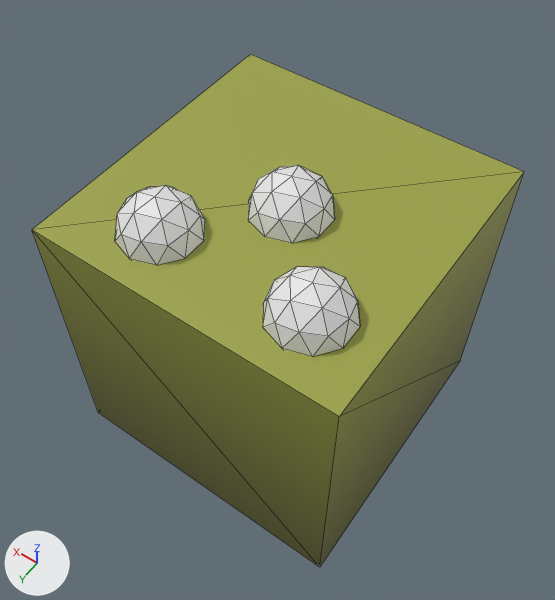
One commit to the glTF model res/models/grass.glb: the scene before it, then after it.
Rendered twice from a 50 mm lens placed at (-0.875, 1.265, 2.504), pointed at (0.002, 0.038, 0.577). Every picture has the same lights, and +X, +Y and +Z are marked at lower left. Mesh edges are drawn as thin lines. Where no turn or scale is listed for an object, it has been applied to the vertices. Vertices at the same position are counted once.
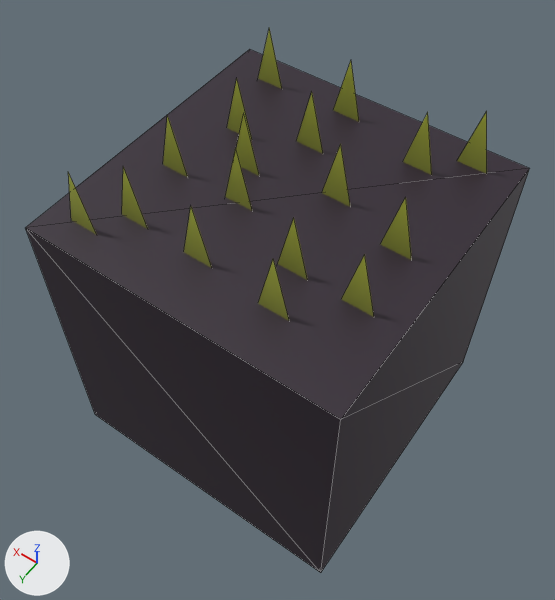
Location of each change, (x1, y1, x2, y2) in pixels of the pictures (555 x 600 px):
'Outline', added (black): after (26, 49, 530, 573)
'Grass', reshaped: before (32, 54, 524, 567); after (68, 28, 487, 321)
'Icosphere.001', deleted: before (263, 266, 360, 356)
'Icosphere', deleted: before (115, 185, 205, 265)
'Icosphere.002', deleted: before (248, 165, 335, 243)
part 1 of me_cube_002, added (yellow): after (68, 28, 487, 321)

Patch to the scene script:
```diff
--- a/res/models/grass.glb.py
+++ b/res/models/grass.glb.py
@@ me_cube_002 @@
 # used by ob_grass; location = (0.0, 0.0, 0.5)
-me_cube_002.from_pydata(...)  # 8 vertices, 12 faces; spans x -0.49..0.49, y -0.49..0.49, z -0.49..0.49
+me_cube_002.from_pydata(...)  # 59 vertices, 29 faces; spans x -0.49..0.49, y -0.49..0.49, z -0.49..0.7
+# me_cube_002 part 1
+# 17 vertices are added at x -0.416..0.323, y -0.408..0.408, z 0.489
+# 17 new vertices lie (0.1, 0.0, 0.0) away from vertices in x -0.416..0.323, y -0.408..0.408, z 0.489
+# 17 new vertices lie (0.05, 0.0, 0.211) away from vertices in x -0.416..0.323, y -0.408..0.408, z 0.489
+# 17 new faces join them
 me_cube_002.materials.append(mat_material)
@@ me_cube_001 @@
+me_cube_001.from_pydata(...)  # a box spanning x -0.5..0.5, y -0.5..0.5, z -0.5..0.5
+me_cube_001.materials.append(mat_material)  # picture img_resurrect_64
@@ ob_icosphere @@
-ob_icosphere = bpy.data.objects.new('Icosphere', me_icosphere)
-ob_icosphere.location = (0.207, 0.29, 0.99)
@@ ob_icosphere_001 @@
-ob_icosphere_001 = bpy.data.objects.new('Icosphere.001', me_icosphere_001)
-ob_icosphere_001.location = (-0.28, 0.29, 0.99)
@@ ob_icosphere_002 @@
-ob_icosphere_002 = bpy.data.objects.new('Icosphere.002', me_icosphere_002)
-ob_icosphere_002.location = (-0.034, 0.023, 0.99)
@@ ob_outline @@
+ob_outline = bpy.data.objects.new('Outline', me_cube_001)
+ob_outline.location = (0.0, 0.0, 0.5)
```
